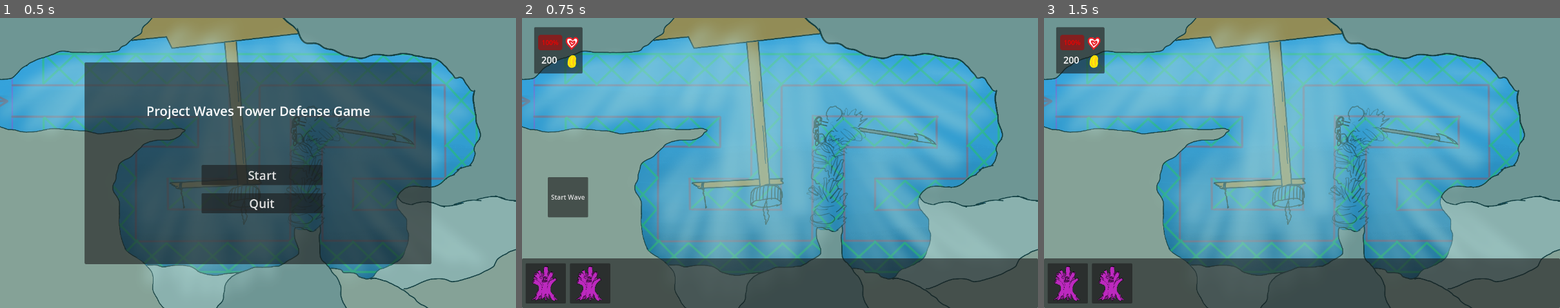
Above: before the commit, frames 1-3 (left to right).
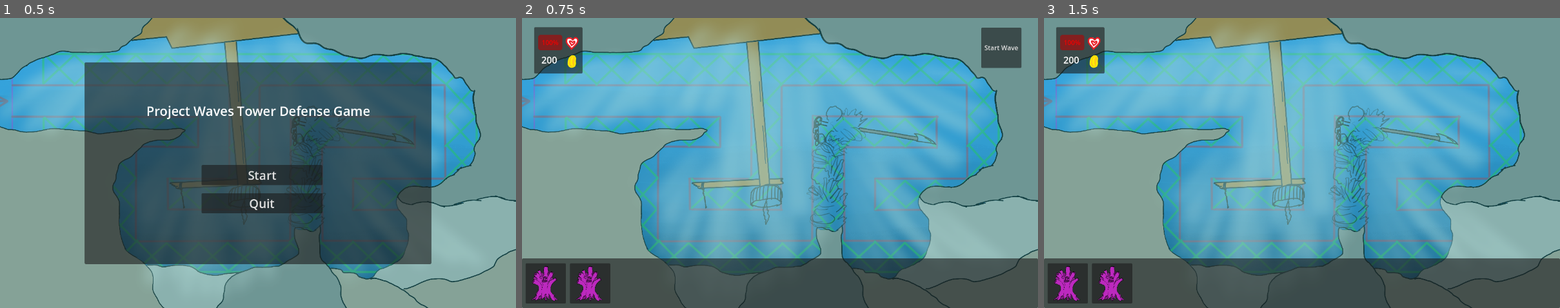
Above: after the commit, the same moments.

Repository: Pulvr/ProjectWaves
Game: Godot game, scene res://Scenes/main_menu.tscn
Two runs of this game, one before a commit and one after it. Both use one fixed random seed, a clock stepped at 60 frames per second and the inputs below.
Inputs:
- Up to frame 1 (0.5 s): no input
- Up to frame 2 (0.75 s): click "Start" at 0.5 s
- Up to frame 3 (1.5 s): click "Start Wave" at 1.25 s

Frame 1 is identical in both runs. In frame 2, 2.2% of the frame differs, in the area x 5-97%, y 3-69%; in frame 3, nothing differs.

Commit message:
updated logo for game

Diff:
--- a/Scenes/main.tscn
+++ b/Scenes/main.tscn
@@ -26,10 +26,10 @@
 [node name="SpawnTimer" type="Timer" parent="PathSpawner"]
 
 [node name="StartWaveButton" type="Button" parent="PathSpawner"]
-offset_left = -11.0
-offset_top = 189.0
-offset_right = 89.0
-offset_bottom = 289.0
+offset_left = 1064.0
+offset_top = -182.0
+offset_right = 1164.0
+offset_bottom = -82.0
 text = "Start Wave"
 
 [node name="Towers" type="Node2D" parent="."]
--- a/project.godot
+++ b/project.godot
@@ -13,7 +13,7 @@
 config/name="Project Waves"
 run/main_scene="res://Scenes/main_menu.tscn"
 config/features=PackedStringArray("4.2", "GL Compatibility")
-config/icon="res://icon.svg"
+config/icon="res://Project_Waves_4.png"
 
 [display]
 
Binary file added: Project_Waves_4.png
Not shown, added: Project_Waves_4.png.import
